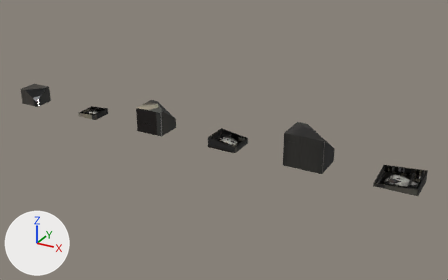
The glTF model src/assets/battle/city/modern-westafrica-houses-damage.glb as it was, and as the next commit left it.
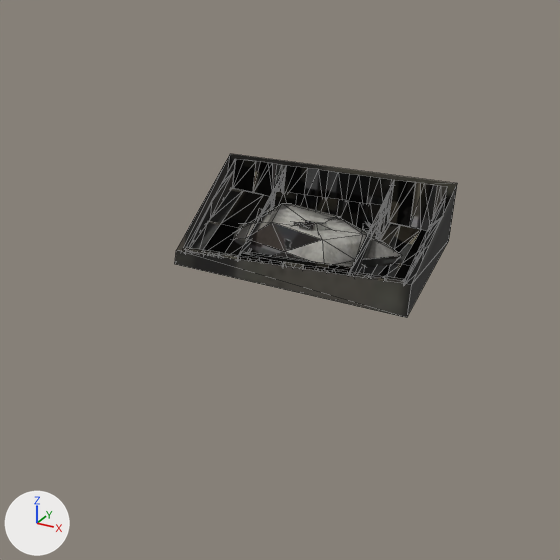
The first picture shows the older version from a camera (50 mm lens) standing at (18.44, -17.46, 8.9) and looking at (8.67, 0.3, 0.02). The close-ups show the older and then the newer version on the part from 76% to 100% of the width and 48% to 87% of the height of that picture. Only the edits that show in the close-ups are written down. The axes (+X, +Y, +Z) are drawn at lower left. The lights are the same throughout. The close-ups show mesh edges as thin lines. Where no turn or scale is listed for an object, it has been applied to the vertices. Vertices at exactly the same position are counted once.

The scene before the commit, as lines of its bpy script (objects in view):
```python
ob_mesh_15 = bpy.data.objects.new('Mesh_15', me_mesh_15)
ob_mesh_15.location = (14.324, 0.546, -0.004)
ob_mesh_16 = bpy.data.objects.new('Mesh_16', me_mesh_16)
ob_mesh_16.location = (14.324, 0.546, -0.004)
ob_mesh_17 = bpy.data.objects.new('Mesh_17', me_mesh_17)
ob_mesh_17.location = (14.324, 0.546, -0.004)
```
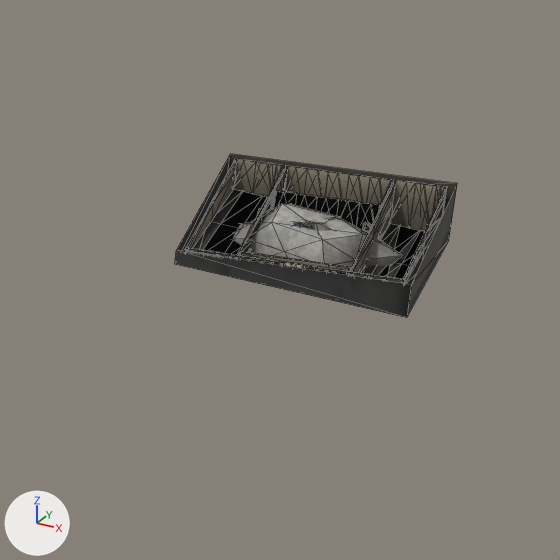
Pixel boxes (x1, y1, x2, y2) of what changed, in the close-ups (560 x 560 px):
'Mesh_15', surface changed, reshaped: (185, 159, 447, 285) in both
'Mesh_17', surface changed: (176, 154, 456, 316) in both
part 1 of me_mesh_15, added: after (403, 188, 445, 279)
part 2 of me_mesh_15, added: after (285, 166, 391, 204)
part 3 of me_mesh_15, added: after (276, 190, 382, 205)
part 4 of me_mesh_15, added: after (185, 159, 446, 281)
part 5 of me_mesh_15, surface changed: (185, 159, 447, 285) in both

Diff of the bpy script that builds the scene:
```diff
--- a/src/assets/battle/city/modern-westafrica-houses-damage.glb.py
+++ b/src/assets/battle/city/modern-westafrica-houses-damage.glb.py
@@ mat_town @@
 n3 = _N.new('ShaderNodeMapping'); n3.name = 'Mapping'
-n3.inputs[1].default_value = (0.0008, -14.01, 0.0)  # 'Location'
-n3.inputs[3].default_value = (15.95, 15.01, 1.0)  # 'Scale'
+n3.inputs[1].default_value = (0.0008, -14.0, 0.0)  # 'Location'
+n3.inputs[3].default_value = (15.93, 15.0, 1.0)  # 'Scale'
 n4 = _N.new('ShaderNodeUVMap'); n4.name = 'UV Map'
@@ me_mesh_15 @@
 # used by ob_mesh_15; location = (14.324, 0.546, -0.004)
-me_mesh_15.from_pydata(...)  # 548 vertices, 590 faces; spans x 0.034..1.318, y -1.072..-0.034, z 0.0..0.373
+me_mesh_15.from_pydata(...)  # 954 vertices, 893 faces; spans x 0.034..1.318, y -1.072..-0.034, z 0.0..0.373
+# me_mesh_15 part 1: the loose piece of 14 vertices spanning x 1.306, y -1.043..-0.05, z 0.056..0.372 is copied, and the copy is moved by (-0.012, 0.0, 0.0); it spans x 1.294, y -1.043..-0.05, z 0.056..0.372
+# me_mesh_15 part 2: the loose piece of 17 vertices spanning x 0.359..0.979, y -0.046, z 0.056..0.344 is copied, and the copy is moved by (0.0, -0.012, 0.0); it spans x 0.359..0.979, y -0.058, z 0.056..0.344
+# me_mesh_15 part 3: the loose piece of 17 vertices spanning x 0.373..0.993, y -0.336, z 0.056..0.301 is copied, and the copy is moved by (0.0, 0.012, 0.0); it spans x 0.373..0.993, y -0.324, z 0.056..0.301
+# me_mesh_15 part 4: 292 vertices added at x 0.046..1.306, y -1.072..-0.05, z 0.004..0.373
+# me_mesh_15 part 5: 479 kept faces spanning x 0.034..1.318, y -1.072..-0.034, z 0.0..0.373 get new texture (UV) coordinates
+# other edits to the shape of me_mesh_15 do not show in these pictures
 me_mesh_15.materials.append(mat_town)
```
